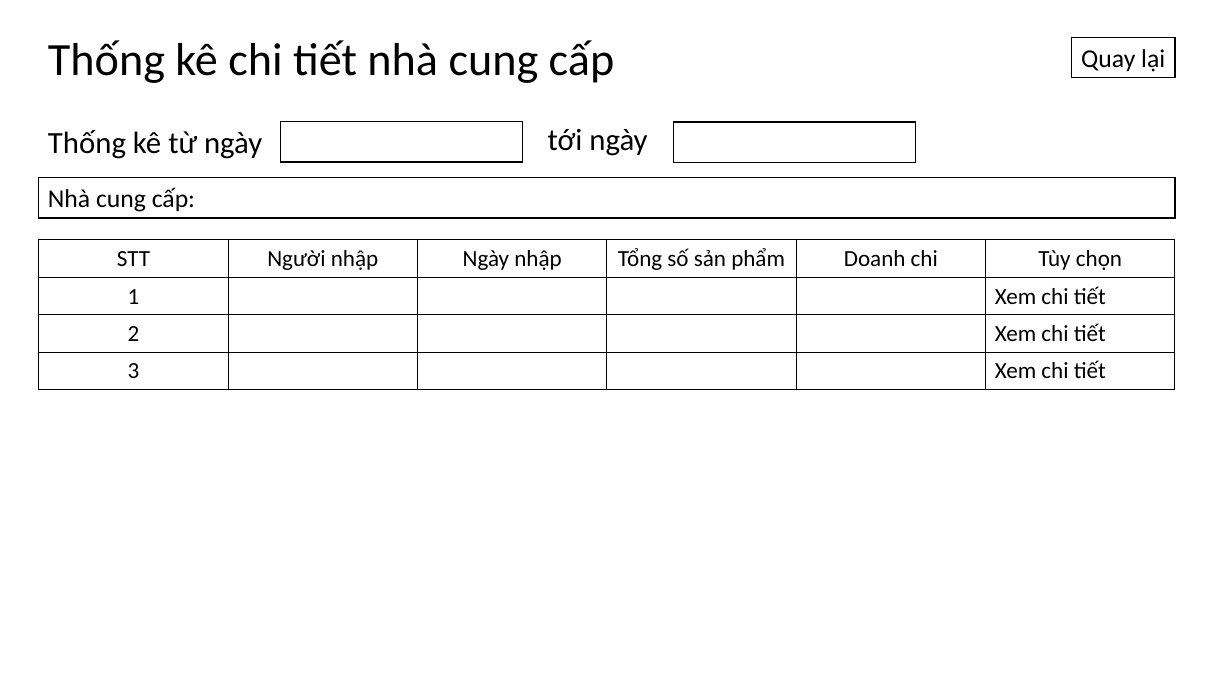
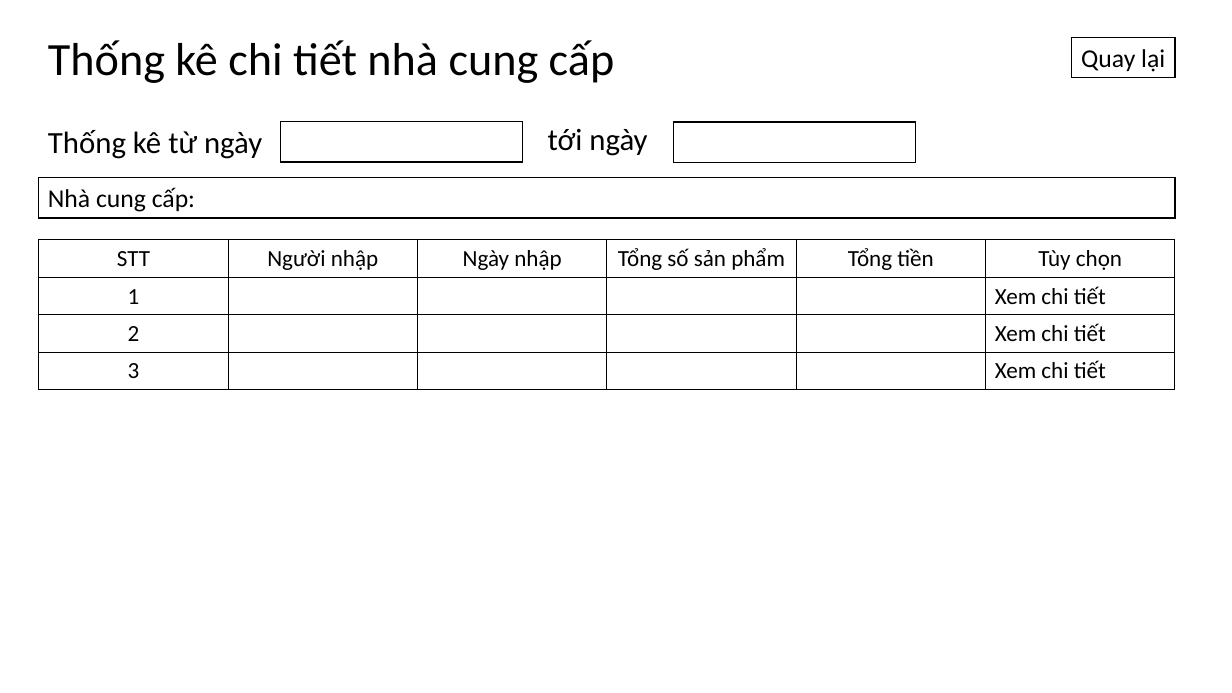
Before and after one commit to tuk3kCS/PTIT, a slide deck: slide 14 of 20251/Phân tích thiết kế HTTT/Hình vẽ/UI.pptx. Drawn at 1232x693 pixels with LibreOffice and Linux fonts; fonts in the diff are those of the drawing. Boxes give left, top, right and bottom in pixels: in the first picture for what was removed or moved away, otherwise in the second. Text is boxed around its words. In the diff, an @@ line names an element or a change of style, - is before the commit and + after.

```diff
--- a/20251/Phân tích thiết kế HTTT/Hình vẽ/UI.pptx
+++ b/20251/Phân tích thiết kế HTTT/Hình vẽ/UI.pptx
@@ table at (39, 240, 1176, 390) @@
-row 1, column 5: Doanh chi
+row 1, column 5: Tổng tiền
```
Also in this commit, not shown: 2 other slides changed, 3 other files.
